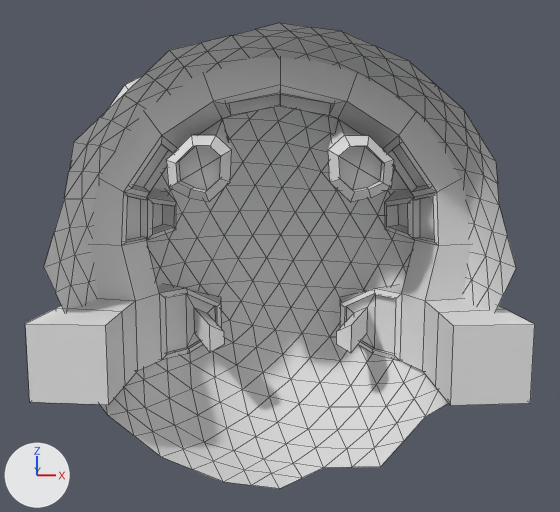
The Blender file media/blender files/helmet.blend, before and after one commit.
Rendered twice from a 50 mm camera at (0.013, -1.823, 0.336) aimed at (-0.001, 0.25, -0.014). Arrows for +X, +Y and +Z are at lower left; the lights stay in place. Mesh edges are drawn as thin lines.
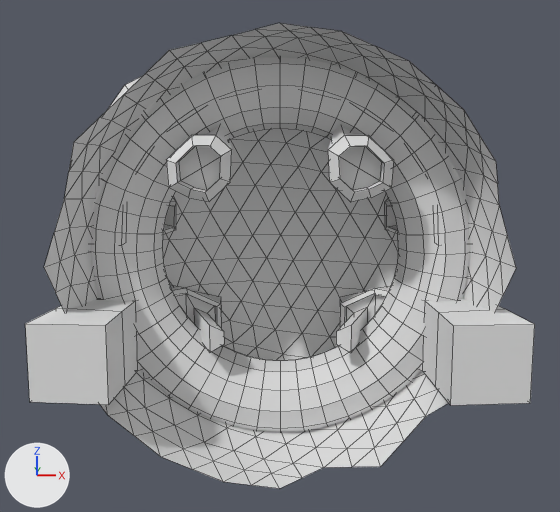
Changed parts and their boxes [x1, y1, x2, y2] in the pictures (560 x 512 px):
'Torus', added: after [91, 57, 470, 432]

The change, as a list of edits to the scene's bpy script:
```text
Add me_torus:
    me_torus.from_pydata(...)  # a torus around z (ring radius 1.0, tube radius 0.25) spanning x -1.25..1.25, y -1.25..1.25, z -0.25..0.25
    me_torus.materials.append(mat_frame)  # white #e7e7e7
Add ob_torus:
    ob_torus = bpy.data.objects.new('Torus', me_torus)
    ob_torus.location = (0.0, 0.305, 0.0)
    ob_torus.rotation_euler = (-1.571, 0.0, 0.0)  # degrees (-90, 0, 0)
    ob_torus.scale = (0.436, 0.436, 0.436)
```
